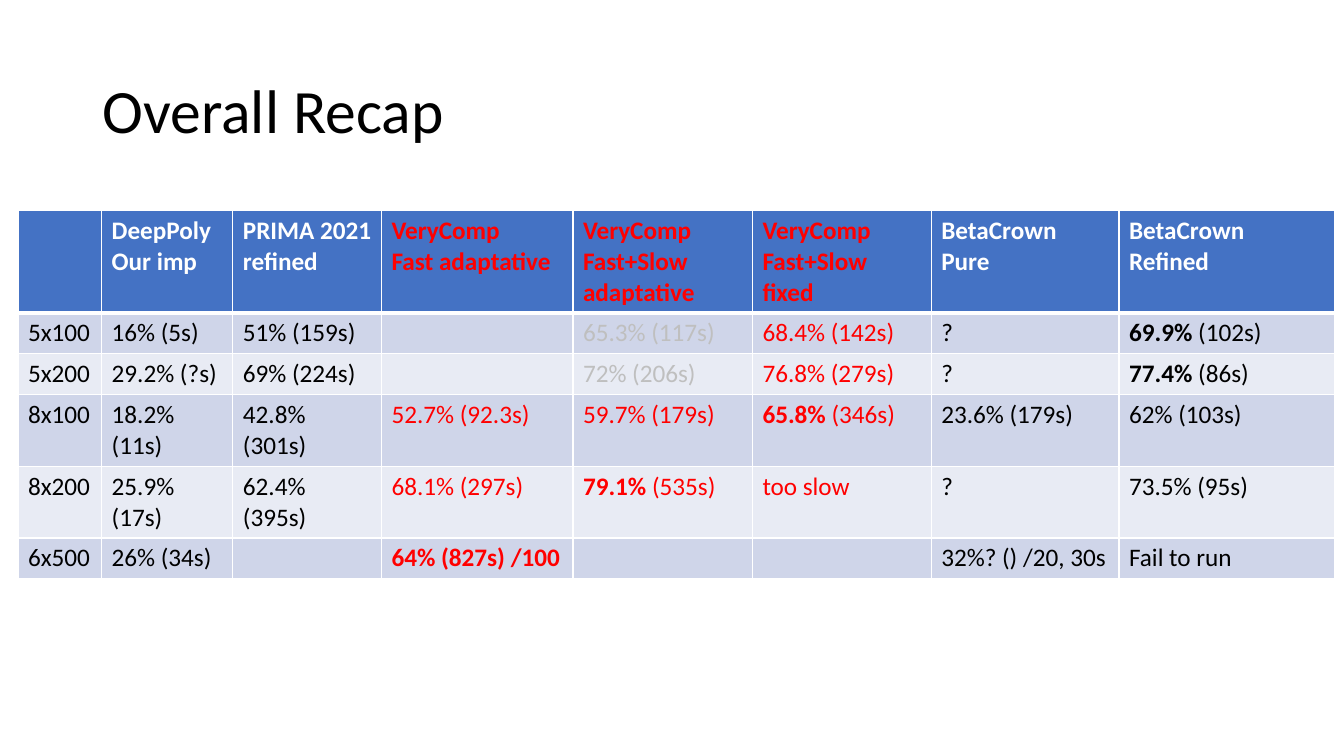
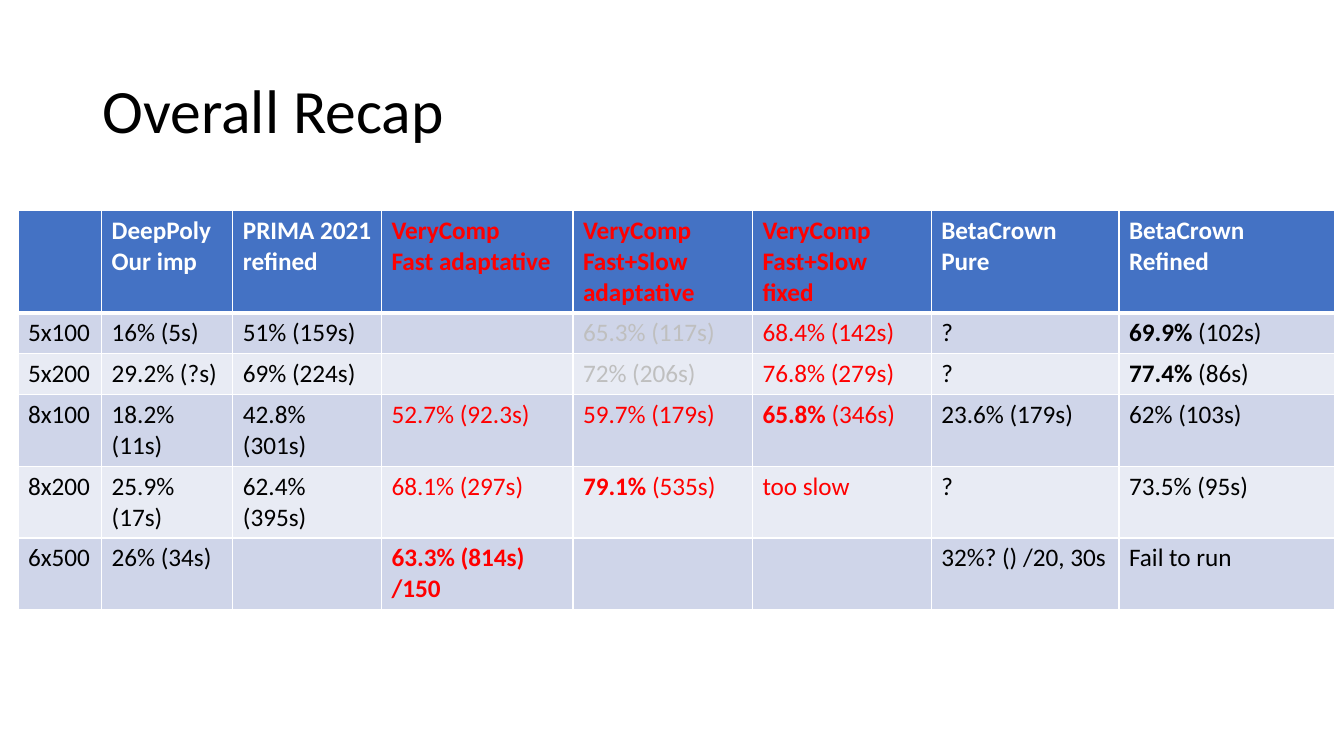
Before and after one commit to blaisegenest/vericompensate, a slide deck: slide 12 of WP1verifDNN.pptx. Drawn at 1344x756 pixels with LibreOffice and Linux fonts; fonts in the diff are those of the drawing. Boxes give left, top, right and bottom in pixels: in the first picture for what was removed or moved away, otherwise in the second. Text is boxed around its words. In the diff, an @@ line names an element or a change of style, - is before the commit and + after.

```diff
--- a/WP1verifDNN.pptx
+++ b/WP1verifDNN.pptx
@@ table at (x1=18, y1=211, x2=1335, y2=605) @@
-row 6, column 4: 64% (827s) /100
+row 6, column 4: 63.3% (814s) /150
```
Also in this commit, not shown: 1 other slide changed, 1 other file.
